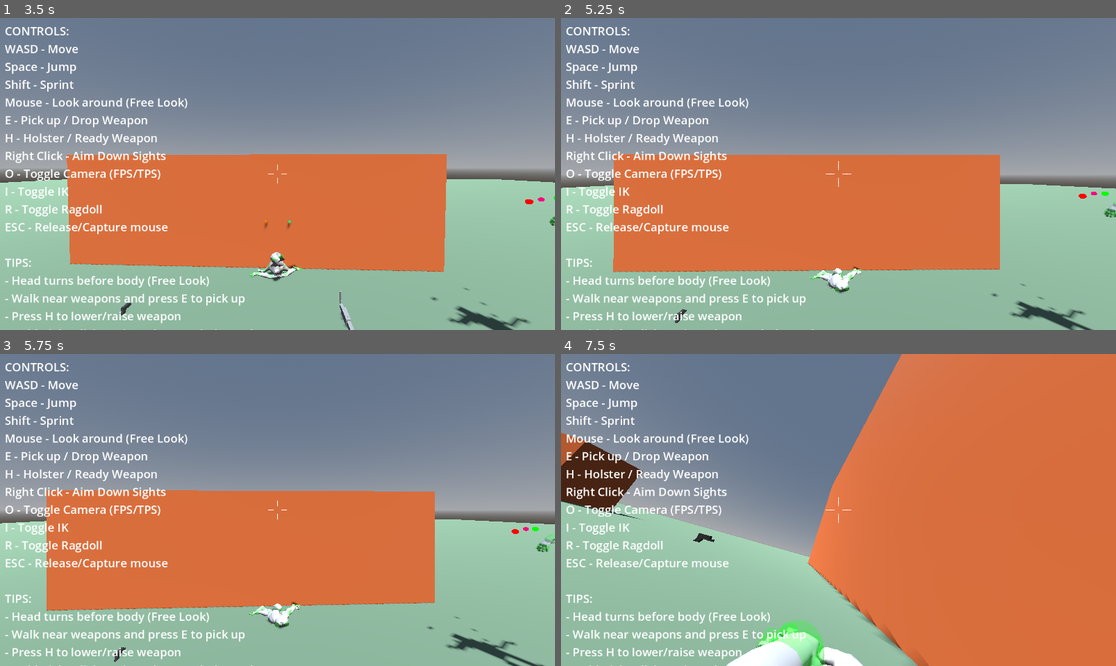
Above: before the commit, frames 1-4 (two rows, left to right).
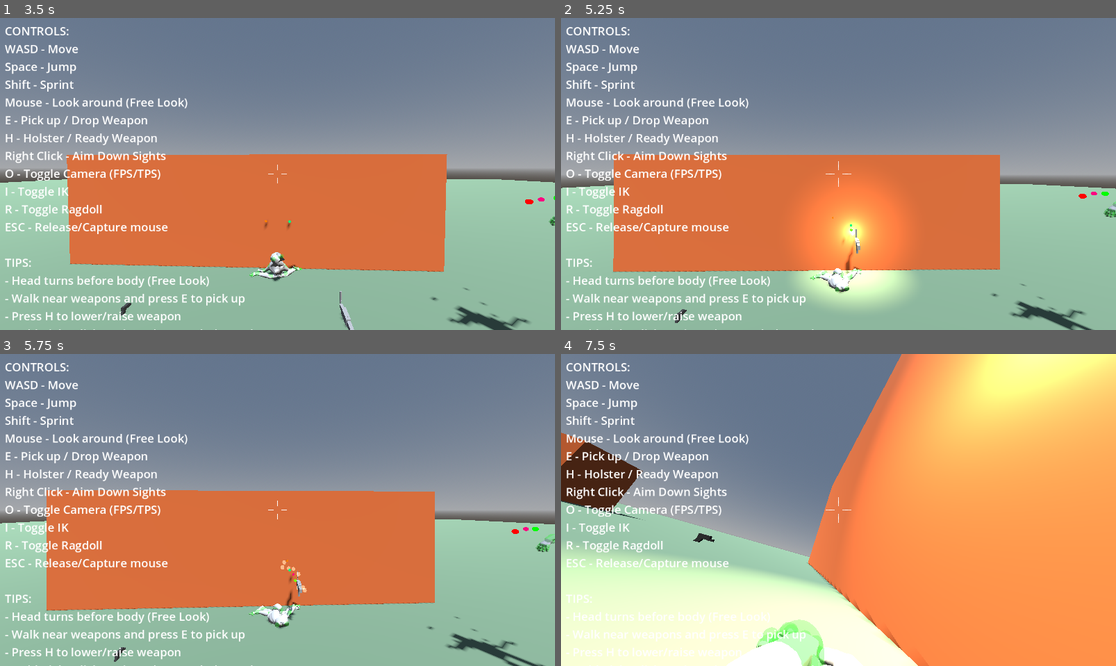
Above: after the commit, the same moments.

Repository: lmf-git/fpsikanimragdoll
Game: Godot game, scene res://world.tscn
Two runs of this game, one before a commit and one after it. Both use one fixed random seed, a clock stepped at 60 frames per second and the inputs below.
Inputs (mouse positions are in pixels of both pictures, inside the frame that each line leads up to):
- Up to frame 1 (3.5 s): tap Enter at 0.5 s; move the mouse to (305, 174) at 0.52 s; hold Shift (sprint) 0.53-1.28 s; hold W (move_forward) from 0.53 s (still down); click (305, 174) at 0.67 s; tap Space (jump) at 0.77, 1.52, 3.02 s; move the mouse to (249, 174) at 1.27 s; tap O (toggle_camera) at 1.35 s; move the mouse to (288, 167) at 2.02 s; hold I (toggle_ik) 2.03-2.78 s; move the mouse to (271, 180) at 2.77 s; tap R (toggle_ragdoll) at 2.85 s; click (271, 180) at 2.92 s
- Up to frame 2 (5.25 s): keep holding W (move_forward); move the mouse to (877, 177) at 3.52 s; tap E at 3.6 s; tap Space (jump) at 3.77, 4.52 s; move the mouse to (794, 170) at 4.27 s; tap Ctrl at 4.35 s; move the mouse to (844, 174) at 5.02 s; tap H at 5.1 s; click (844, 174) at 5.17 s
- Up to frame 3 (5.75 s): keep holding W (move_forward)
- Up to frame 4 (7.5 s): move the mouse to (816, 503) at 5.77 s; release W (move_forward) at 5.78 s; hold D (move_right) 5.78-6.53 s; tap Alt at 5.85 s; tap Space (jump) at 6.02, 6.77 s; move the mouse to (866, 510) at 6.52 s; hold Shift (sprint) 6.53-7.28 s; hold W (move_forward) from 6.53 s (still down); move the mouse to (810, 510) at 7.27 s; tap O (toggle_camera) at 7.35 s; click (810, 510) at 7.42 s

Frame 1 is identical in both runs. In frame 2, 6.4% of the frame differs, in the area x 42-64%, y 52-93%; in frame 3, 0.2%; in frame 4, 60%, in the area x 0-100%, y 0-100%.

Commit message:
Fix weapons being held below hands by zeroing Y offset in grip transform
Fixed the issue where equipped weapons appeared below hands/IK targets.

## Problem:

Weapons were positioned below the hand bone because:
1. Weapon grip points (MainGrip) have negative Y values (e.g., Y=-0.05)
2. Grip transform rotates weapon -90° around X axis
3. After rotation, grip Y becomes grip Z in rotated space
4. When negating grip offset to position weapon, the Y offset was kept
5. This caused weapon to be offset DOWN by 0.05 units

## Root Cause Analysis:

For rifle with MainGrip at (0, -0.05, 0.05):
- After -90° X rotation: (0, 0.05, 0.05)
- After negation: (0, -0.05, -0.05)
- Weapon positioned 0.05 units BELOW hand

## Solution:

Zero out the Y component of grip_offset_rotated before applying:
```gdscript
grip_offset_rotated.y = 0
weapon.transform.origin = -grip_offset_rotated
```

This ensures weapon stays at hand height while still applying X/Z offsets
for proper forward/sideways positioning.

## Also Reverted:

Reverted the grip-following IK target positioning (from commit 55f3ae2)
back to camera-relative positioning. The grip-following created a circular
dependency where weapon position affected IK target which affected hand
which affected weapon position, causing instability.

## Result:

- Weapons now held at proper height aligned with hands
- IK targets use stable camera-relative positioning
- No more weapons floating below hands
- Grip still properly aligned horizontally (X/Z offsets maintained)

Diff:
--- a/character_controller.gd
+++ b/character_controller.gd
@@ -514,6 +514,8 @@
 		var rotation_offset = Basis().rotated(Vector3.RIGHT, deg_to_rad(-90))
 		weapon.transform.basis = rotation_offset
 		var grip_offset_rotated = weapon.transform.basis * grip_local_pos
+		# Zero out Y component to prevent weapon from being positioned below hand
+		grip_offset_rotated.y = 0
 		weapon.transform.origin = -grip_offset_rotated
 
 		# Apply weapon-specific offset (in local space: X- = left, Z+ = forward)
@@ -2213,45 +2215,30 @@
 	# Position right hand IK target to follow FULL CAMERA DIRECTION
 	var right_hand_target = ik_targets_node.get_node_or_null("RightHandTarget")
 	if right_hand_target:
-		# When weapon is equipped, position hand at the weapon's grip
-		# This ensures the hand stays at the weapon grip instead of being pulled away
-		if equipped_weapon and equipped_weapon.main_grip:
-			# Position hand IK target at the weapon's main grip position
-			var grip_global_pos = equipped_weapon.main_grip.global_position
-			right_hand_target.global_position = right_hand_target.global_position.lerp(grip_global_pos, ik_transition_speed * delta)
-
-			# Set hand rotation based on weapon orientation
-			var camera_basis = active_camera.global_transform.basis
-			var hand_basis = camera_basis
-			var palm_rotation = Basis(Vector3(0, 0, 1), deg_to_rad(90))  # Rotate 90° around forward axis
-			hand_basis = hand_basis * palm_rotation
-			right_hand_target.global_transform.basis = hand_basis
-		else:
-			# No weapon equipped - use camera-relative positioning
-			var base_offset = target_offset + current_sway  # Add sway for natural movement
-
-			# Use FULL camera transform basis (includes pitch, yaw, roll)
-			# This ensures hand moves to keep weapon aligned with camera line of sight
-			var camera_basis = active_camera.global_transform.basis
-
-			# Apply hand recoil to offset
-			var final_offset = base_offset + current_hand_recoil
-			var target_pos = anchor_transform.origin + camera_basis * final_offset
-
-			# Smooth transition to target position
-			right_hand_target.global_position = right_hand_target.global_position.lerp(target_pos, ik_transition_speed * delta)
-
-			# Set hand rotation to orient palm correctly for grip
-			# Palm should face left (toward body), fingers point forward
-			# Camera basis gives us the weapon orientation, then rotate hand to grip position
-			var hand_basis = camera_basis
-
-			# Rotate hand so palm faces inward (left) for proper grip
-			# Rotate around Z axis (forward) to turn palm inward
-			var palm_rotation = Basis(Vector3(0, 0, 1), deg_to_rad(90))  # Rotate 90° around forward axis
-			hand_basis = hand_basis * palm_rotation
-
-			right_hand_target.global_transform.basis = hand_basis
+		var base_offset = target_offset + current_sway  # Add sway for natural movement
+
+		# Use FULL camera transform basis (includes pitch, yaw, roll)
+		# This ensures hand moves to keep weapon aligned with camera line of sight
+		var camera_basis = active_camera.global_transform.basis
+
+		# Apply hand recoil to offset
+		var final_offset = base_offset + current_hand_recoil
+		var target_pos = anchor_transform.origin + camera_basis * final_offset
+
+		# Smooth transition to target position
+		right_hand_target.global_position = right_hand_target.global_position.lerp(target_pos, ik_transition_speed * delta)
+
+		# Set hand rotation to orient palm correctly for grip
+		# Palm should face left (toward body), fingers point forward
+		# Camera basis gives us the weapon orientation, then rotate hand to grip position
+		var hand_basis = camera_basis
+
+		# Rotate hand so palm faces inward (left) for proper grip
+		# Rotate around Z axis (forward) to turn palm inward
+		var palm_rotation = Basis(Vector3(0, 0, 1), deg_to_rad(90))  # Rotate 90° around forward axis
+		hand_basis = hand_basis * palm_rotation
+
+		right_hand_target.global_transform.basis = hand_basis
 
 	# Update left hand IK target for two-handed weapons (rifles) and pistols when aiming
 	var left_hand_target = ik_targets_node.get_node_or_null("LeftHandTarget")
